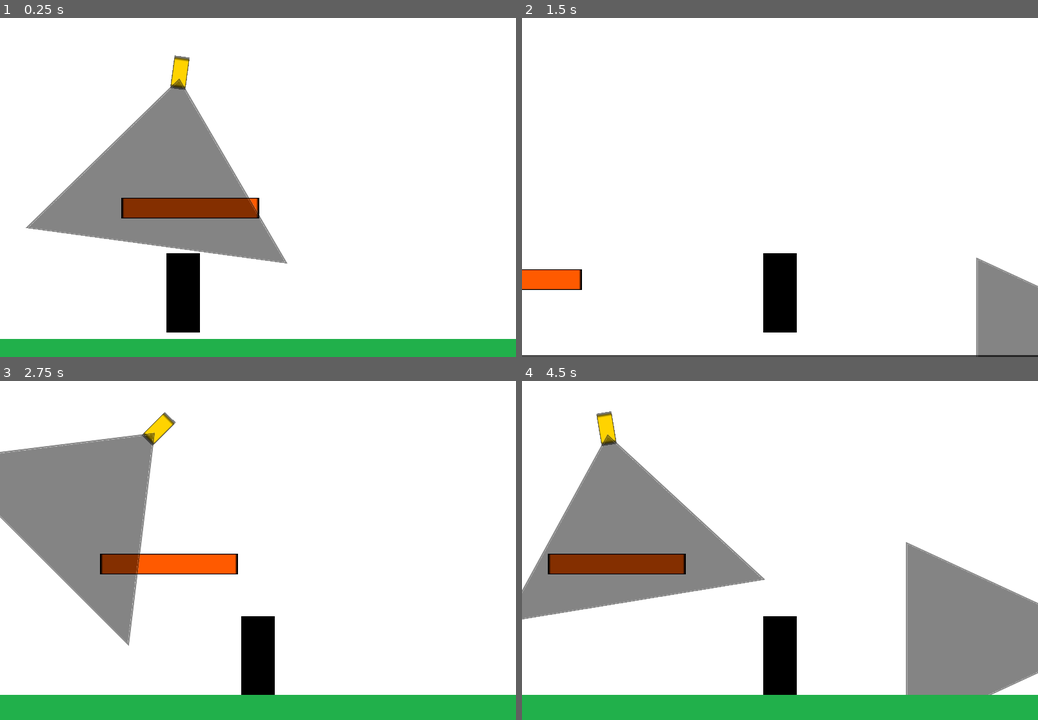
Above: before the commit, frames 1-4 (two rows, left to right).
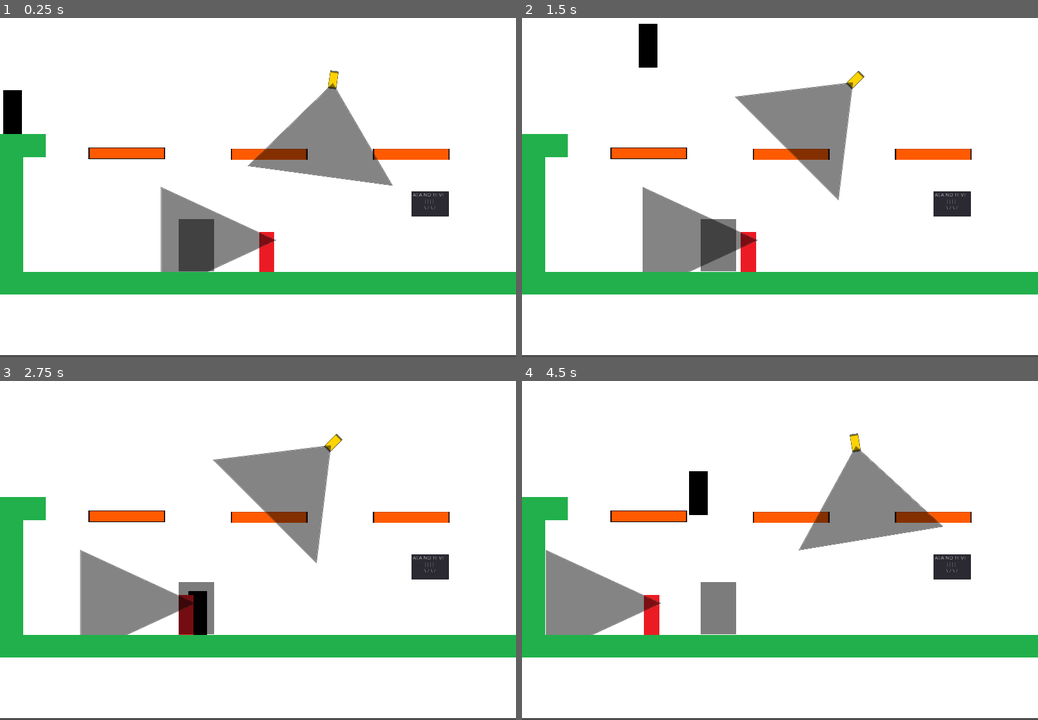
Above: after the commit, the same moments.

Repository: amuroBosetti/firulais-boss
Game: Godot game, scene res://Main.tscn
The game is run twice, just before and just after one commit, with the same random seed, the same clock (stepped at 60 frames per second) and the same inputs.
Inputs:
- Up to frame 1 (0.25 s): no input
- Up to frame 2 (1.5 s): hold Right (move_right) from 0.53 s (still down); tap W (jump) at 0.77 s
- Up to frame 3 (2.75 s): tap W (jump) at 1.52 s; release Right (move_right) at 2.03 s; hold A (move_left) from 2.03 s (still down)
- Up to frame 4 (4.5 s): release A (move_left) at 2.78 s; hold Right (move_right) 2.78-4.28 s; tap W (jump) at 3.02, 3.77 s; hold A (move_left) from 4.28 s (still down)

The runs differ from the first frame. In frame 1, 33% of the frame differs, in the area x 0-100%, y 11-100%; in frame 2, 22%; in frame 3, 36%; in frame 4, 43%, in the area x 0-100%, y 8-100%.

Commit message:
Modifica un poco la camara y el movimiento

Diff:
--- a/Main.tscn
+++ b/Main.tscn
@@ -65,6 +65,13 @@
 
 [node name="Main" type="Node"]
 
+[node name="Camera2D" type="Camera2D" parent="."]
+position = Vector2( 284, 474 )
+offset = Vector2( 0, -200 )
+current = true
+zoom = Vector2( 1.8, 1.8 )
+limit_left = 0
+
 [node name="CanvasLayer" type="CanvasLayer" parent="."]
 layer = -1
 
@@ -76,12 +83,7 @@
 expand = true
 
 [node name="Player" parent="." instance=ExtResource( 2 )]
-position = Vector2( 284, 474 )
-
-[node name="Camera2D" type="Camera2D" parent="Player"]
-offset = Vector2( 0, -200 )
-current = true
-limit_left = 0
+position = Vector2( 35, 111 )
 
 [node name="Environment" type="Node" parent="."]
 
@@ -91,7 +93,13 @@
 position = Vector2( 5174, 0 )
 
 [node name="Platform" parent="Environment" instance=ExtResource( 6 )]
-position = Vector2( 295, 373 )
+position = Vector2( 354, 245 )
+
+[node name="Platform3" parent="Environment" instance=ExtResource( 6 )]
+position = Vector2( 1148, 248 )
+
+[node name="Platform2" parent="Environment" instance=ExtResource( 6 )]
+position = Vector2( 751, 248 )
 
 [node name="TextEdit" type="TextEdit" parent="Environment"]
 margin_left = 1148.0
@@ -103,20 +111,20 @@
 		 \\ / \\ /"
 
 [node name="Camera" parent="." instance=ExtResource( 5 )]
-position = Vector2( 279, 163 )
+position = Vector2( 930, 40 )
 
 [node name="Guard" parent="." instance=ExtResource( 7 )]
-position = Vector2( 1444, 520 )
+position = Vector2( 767, 521 )
 
 [node name="Shadow" parent="." instance=ExtResource( 8 )]
-position = Vector2( 1195, 504 )
+position = Vector2( 548, 502 )
 
 [node name="TileMap" type="TileMap" parent="."]
 tile_set = SubResource( 2 )
 collision_layer = 0
 collision_mask = 15
 format = 1
-tile_data = PoolIntArray( 589824, 0, 0, 589825, 0, 0, 589826, 0, 0 …(1080 unchanged characters)…
+tile_data = PoolIntArray( 196608, 0, 0, 196609, 0, 0, 262144, 0, 0, 327680, 0, 0, 393216, 0, 0, 458752, 0, 0, 524288, 0, 0, 589824, 0, 0, 589825, 0, 0, 589826, 0, 0 …(1080 unchanged characters)…
 
 [node name="GuardLimit" type="TileMap" parent="."]
 visible = false
--- a/entities/player/Player.gd
+++ b/entities/player/Player.gd
@@ -2,10 +2,10 @@
 class_name Player
 
 export (float) var ACCELERATION:float = 20.0
-export (float) var H_SPEED_LIMIT:float = 600.0
-export (float) var FRICTION_WEIGHT:float = 0.1
-export (float) var JUMP_SPEED:float = 500.0
-export (float) var GRAVITY:float = 15
+export (float) var H_SPEED_LIMIT:float = 400.0
+export (float) var FRICTION_WEIGHT:float = 0.5
+export (float) var JUMP_SPEED:float = 700.0
+export (float) var GRAVITY:float = 20
 
 onready var spawn_position = self.global_position
 onready var state_machine = $StateMachine
@@ -21,7 +21,7 @@
 
 func _apply_movement():
 	velocity.y += GRAVITY
-	move_and_slide(velocity, Vector2.UP)
+	velocity = move_and_slide(velocity, Vector2.UP)
 
 func _handle_deacceleration():
 	velocity.x = lerp(velocity.x, 0, FRICTION_WEIGHT) if abs(velocity.x) > 1 else 0
